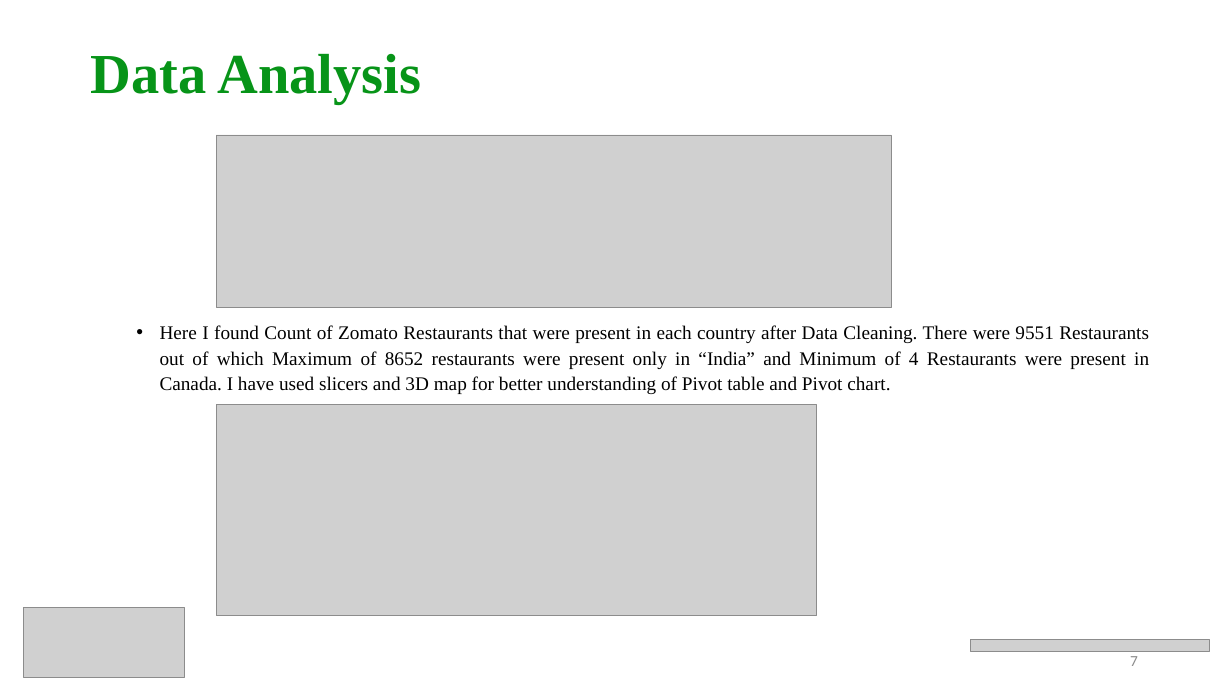
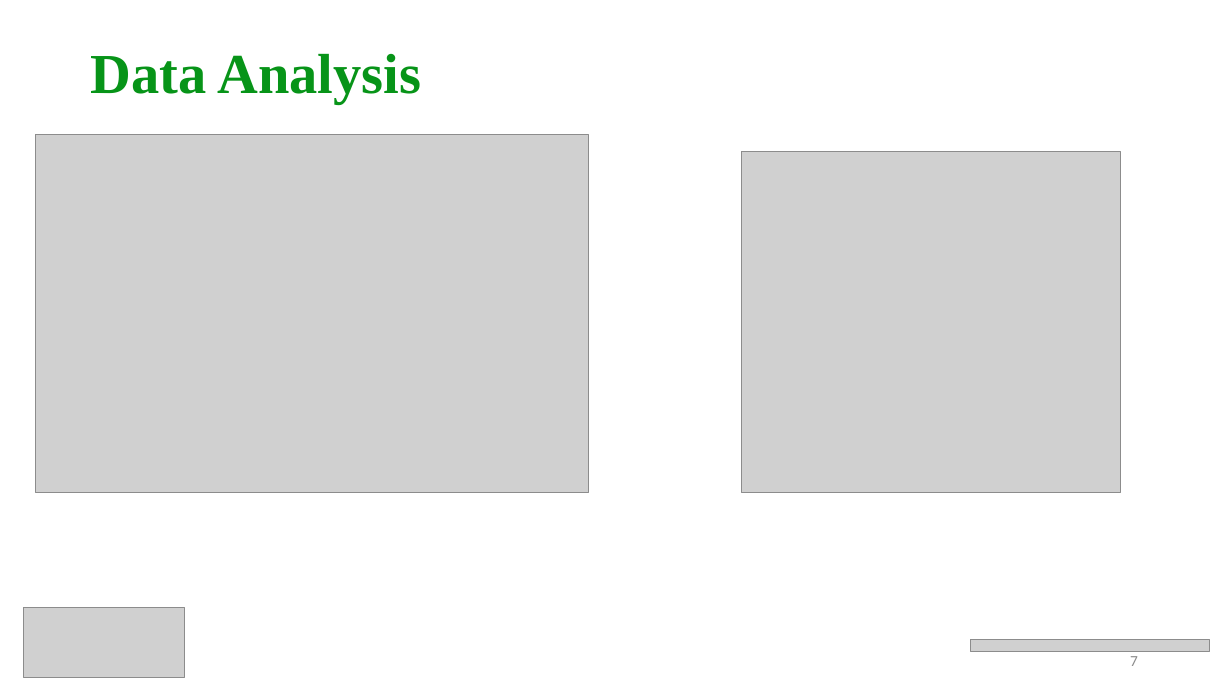
Before and after one commit to prithvikolla/Data-Visualization, a slide deck: slide 7 of Data-Visualization/Final Project/Kolla_FinalProject.pptx. Drawn at 1232x693 pixels with LibreOffice and Linux fonts; fonts in the diff are those of the drawing; grey boxes stand for pictures. Boxes give left, top, right and bottom in pixels: in the first picture for what was removed or moved away, otherwise in the second. Text is boxed around its words. In the diff, an @@ line names an element or a change of style, - is before the commit and + after.

```diff
--- a/Data-Visualization/Final Project/Kolla_FinalProject.pptx
+++ b/Data-Visualization/Final Project/Kolla_FinalProject.pptx
@@ picture added at bbox=[35, 135, 588, 493] @@
@@ picture removed at bbox=[216, 135, 891, 307] @@
@@ picture added at bbox=[741, 152, 1121, 493] @@
@@ text removed at bbox=[160, 325, 1149, 394] @@
-  • Here I found Count of Zomato Restaurants that were present in each country after Data Cleaning. There were 9551 Restaurants out of which Maximum of 8652 restaurants were present only in “India” and Minimum of 4 Restaurants were present in Canada. I have used slicers and 3D map for better understanding of Pivot table and Pivot chart.
@@ picture removed at bbox=[216, 405, 817, 616] @@
```
Also in this commit, not shown: 8 other slides changed, 1 slide added, 1 slide removed, 5 other files.
